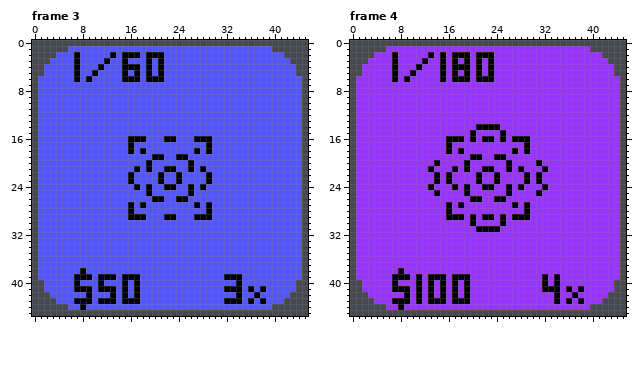
Edited in one commit: pixel-art file (ase/scratch-prize.ase). Above is the file before it was changed.
46x46 pixels, 7 frames. Shown: frame 3, frame 4. The commit also changed other frames, which this record leaves out.
Once edited:
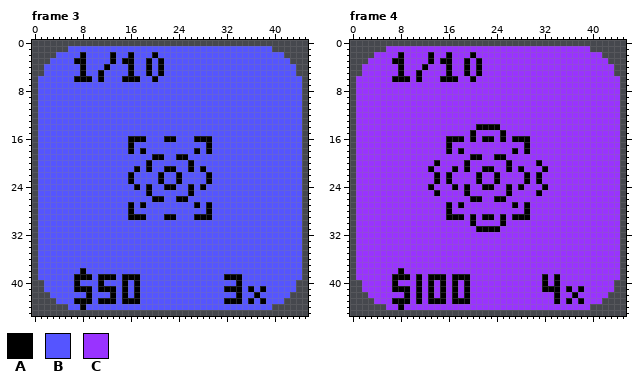
Palette (. is transparent): A #000000  B #5555ff  C #9933ff
Changes in this commit:
Changed rows in their new state; - is an unchanged pixel.
Frame 3, layer "Layer 2":
first column x 7:
 2 BA------B-B-B-B
 3 -A---BA--A-----
 4 BA--BA--B-B----
 5 BA-BA---BAB----
 6 -A--A-------B-B
Frame 4, layer "Layer 2":
first column x 7:
 2 CA------CACCCACCC
 3 -A---CA--AC-----C
 4 CA--CA--CACC----C
 5 CA-CA---CAC-----C
 6 -A--A----A-CCACCC
Boxes around the changes in both pictures, in picture pixels (x1, y1, x2, y2):
changed: (74, 52, 164, 82)
changed: (392, 52, 494, 82)
